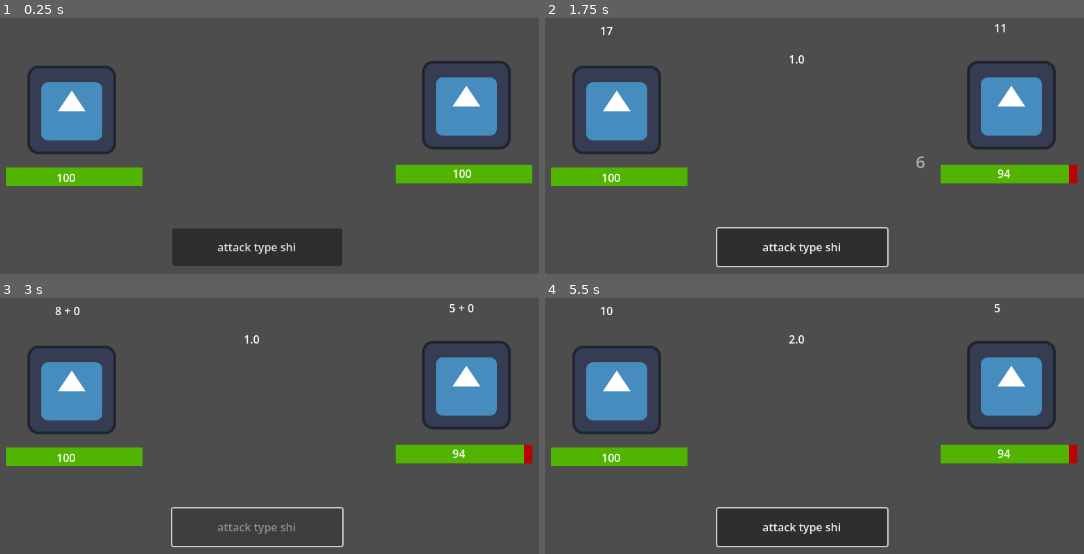
Above: before the commit, frames 1-4 (two rows, left to right).
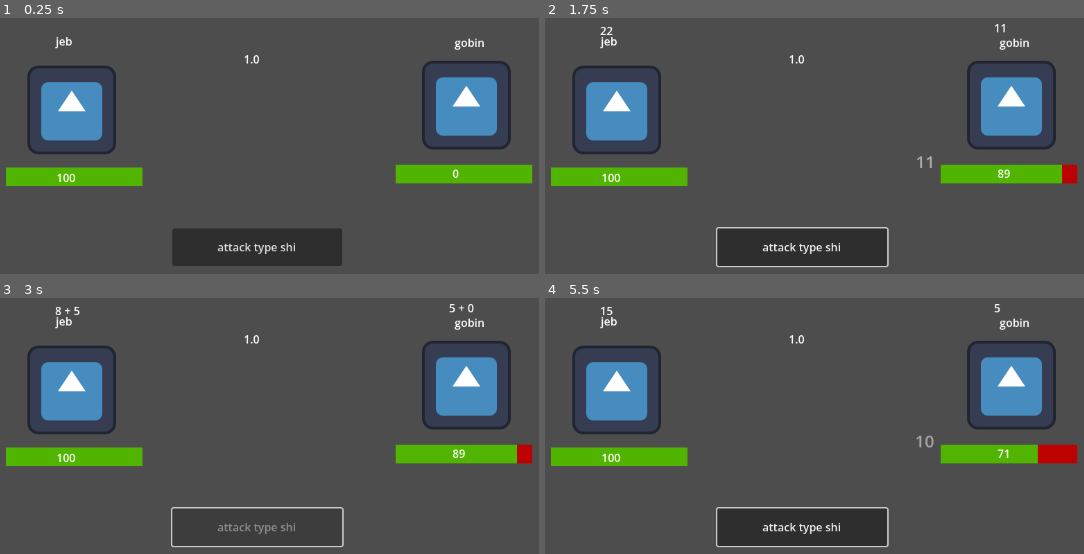
Above: after the commit, the same moments.

Repository: plasalt/map-test
Game: Godot game, scene res://scenes/combat.tscn
The game is run twice, just before and just after one commit, with the same random seed, the same clock (stepped at 60 frames per second) and the same inputs. The engine's default icon, where the game draws it, is replaced by a stand-in: a white triangle on a blue panel in a dark square.
Inputs (mouse positions are in pixels of both pictures, inside the frame that each line leads up to):
- Up to frame 1 (0.25 s): no input
- Up to frame 2 (1.75 s): click "attack type shi" at 0.5 s; tap Enter at 1.25 s; move the mouse to (949, 84) at 1.27 s; hold Right (ui_right) from 1.28 s (still down); click (949, 84) at 1.42 s
- Up to frame 3 (3 s): move the mouse to (70, 408) at 2.02 s; release Right (ui_right) at 2.03 s; hold Down (ui_down) 2.03-2.78 s; tap Space at 2.75 s; move the mouse to (outside the picture) at 2.77 s; hold Right (ui_right) from 2.78 s (still down)
- Up to frame 4 (5.5 s): tap Enter at 3.5, 5 s; move the mouse to (733, 477) at 3.52 s; release Right (ui_right) at 3.53 s; hold Up (ui_up) 3.53-4.28 s; click (733, 477) at 3.67 s; tap Space at 4.25 s; move the mouse to (1013, 454) at 4.27 s; hold Left (ui_left) from 4.28 s (still down); move the mouse to (outside the picture) at 5.02 s

The runs differ from the first frame. In frame 1, 0.3% of the frame differs, in the area x 10-90%, y 7-63%; in frame 2, 0.4%; in frame 3, 0.4%; in frame 4, 0.8%, in the area x 10-98%, y 3-65%.
Error after the commit: Invalid access to property or key 'damagemod' on a base object of type 'Dictionary'. (res://scripts/combat.gd:34)

Commit message:
more combat intergration

Diff:
--- a/jsons/dialogue/john.json
+++ b/jsons/dialogue/john.json
@@ -1 +1,15 @@
-["test.json","testesting","these is some words for you to read"]
+{
+  "start": {
+	"text": "you finna die",
+	"next": "fight"
+  },
+  "fight": {
+	"enemy": {
+	  "hp": 10,
+	  "damage": 2,
+	  "damagemod": 1,
+	  "name": "nuh"
+	},
+	"event": "combat"
+  }
+}
--- a/scenes/combat.tscn
+++ b/scenes/combat.tscn
@@ -51,6 +51,12 @@
 offset_right = 359.0
 offset_bottom = 443.0
 
+[node name="name" type="Label" parent="player" unique_id=1218363163]
+offset_left = 318.0
+offset_top = 223.0
+offset_right = 358.0
+offset_bottom = 246.0
+
 [node name="enemy" type="Node2D" parent="." unique_id=1843035224]
 
 [node name="Sprite2D" type="Sprite2D" parent="enemy" unique_id=215631097]
@@ -80,6 +86,12 @@
 offset_right = 930.0
 offset_bottom = 437.0
 
+[node name="name" type="Label" parent="enemy" unique_id=1116223115]
+offset_left = 893.0
+offset_top = 225.0
+offset_right = 933.0
+offset_bottom = 248.0
+
 [node name="menu" type="Node2D" parent="." unique_id=907061403]
 
 [node name="attackbutton" type="Button" parent="menu" unique_id=390324310]
--- a/scripts/combat.gd
+++ b/scripts/combat.gd
@@ -11,28 +11,28 @@
 @onready var hpplayerlabel = $player/hplabel
 @onready var hpenemylabel = $enemy/hplabel
 
-
-
 var playerroll = 0
 var enemyroll = 0
-var playerdamagemod = 0
+var playerdamagemod = 5
 var enemydamagemod = 0
 var phase = 0
 var clashmult = 1.0
 var damage = 0
 var playerbasedamage = 5
 var enemybasedamage = 5
+@onready var playername = $player/name
+@onready var enemyname = $enemy/name
 
 
 func _ready() -> void:
+	playername.text = GameData.playerdata["name"]
+	enemyname.text = GameData.encounter["name"]
 	print(GameData.playerdata["hp"], "player hp")
 	hpplayerlabel.text = str(GameData.playerdata["hp"])
-	hpenemylabel.text = str(100)
-	pass
-
-
-
-func _process(delta: float) -> void:
+	hpenemylabel.text = str(GameData.encounter["hp"])
+	clashlabel.text = str(clashmult)
+	enemydamagemod = GameData.encounter["damagemod"]
+	enemybasedamage = GameData.encounter["damage"]
 	pass
 
 func hurtplayer(damage: int ):
@@ -46,6 +46,9 @@
 	hpenemylabel.text = str(int(enemyhpbar.value))
 	spawn_damage_popup(damage, enemyhpbar.global_position)
 	pass
+
+
+
 
 func spawn_damage_popup(amount: int, spawn_pos: Vector2) -> void:
 	if amount <= 0:
@@ -99,6 +102,7 @@
 				clashlabel.text = str(clashmult)
 			else:
 				clashmult += 0.5
+				spawn_damage_popup(0.5, clashlabel.global_position)
 				print(damage,"player clash")
 		"enemy":
 			if enemyroll == 20 and diffence > 5:
@@ -113,15 +117,18 @@
 				clashlabel.text = str(clashmult)
 			else:
 				clashmult += 0.5
-				print(damage,"enemy hit")
+				spawn_damage_popup(0.5, clashlabel.global_position)
+				print(damage,"enemy clash")
 			pass
 		"none":
 			if enemyroll == 20 and playerroll == 20:
 				clashmult += 2
 				print(damage,"crit clash")
+				spawn_damage_popup(2, clashlabel.global_position)
 			else:
 				clashmult += 0.5
 				print(damage,"clash")
+				spawn_damage_popup(0.5, clashlabel.global_position)
 	pass
 	clashlabel.text = str(clashmult)
 	phase = 3
--- a/scripts/dialogue_manager.gd
+++ b/scripts/dialogue_manager.gd
@@ -23,7 +23,17 @@
 func show_node():
 	var node = lines[current_node_key]
 	clear_options()
-	await type_line(node["text"])
+
+	if node.has("text"):
+		await type_line(node["text"])
+
+	if node.has("enemy"):
+		GameData.encounter = node["enemy"]
+
+
+	if node.get("event") == "combat":
+		start_combat()
+		return
 	check_options()
 
 
@@ -92,3 +102,10 @@
 func end_dialogue():
 	active = false
 	get_tree().change_scene_to_file("res://scenes/control.tscn")
+
+func start_combat():
+
+	active = false
+	get_tree().change_scene_to_file("res://scenes/combat.tscn")
+	print(GameData.encounter)
+	pass
--- a/scripts/gamedata.gd
+++ b/scripts/gamedata.gd
@@ -7,6 +7,7 @@
 var trigger_boxes := []
 var playerdata := {}
 var currentbounds := 0
+var encounter := {}
 
 
 
@@ -43,6 +44,12 @@
 	]
 
 	playerdata = {
-		"hp": 100
+		"hp": 100,
+		"name": "jeb"
 	}
-	pass
+	encounter = {
+		"hp": 0,
+		"name": "gobin",
+		"damage": 5,
+		"damage mod": 1
+	}
